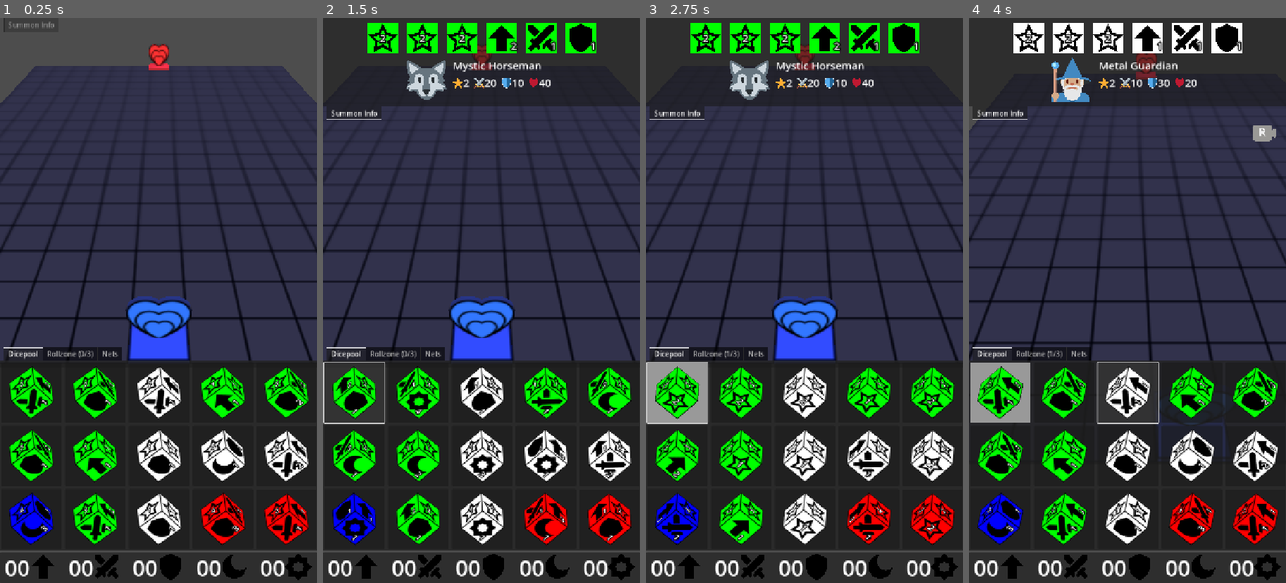
Above: before the commit, frames 1-4 (left to right).
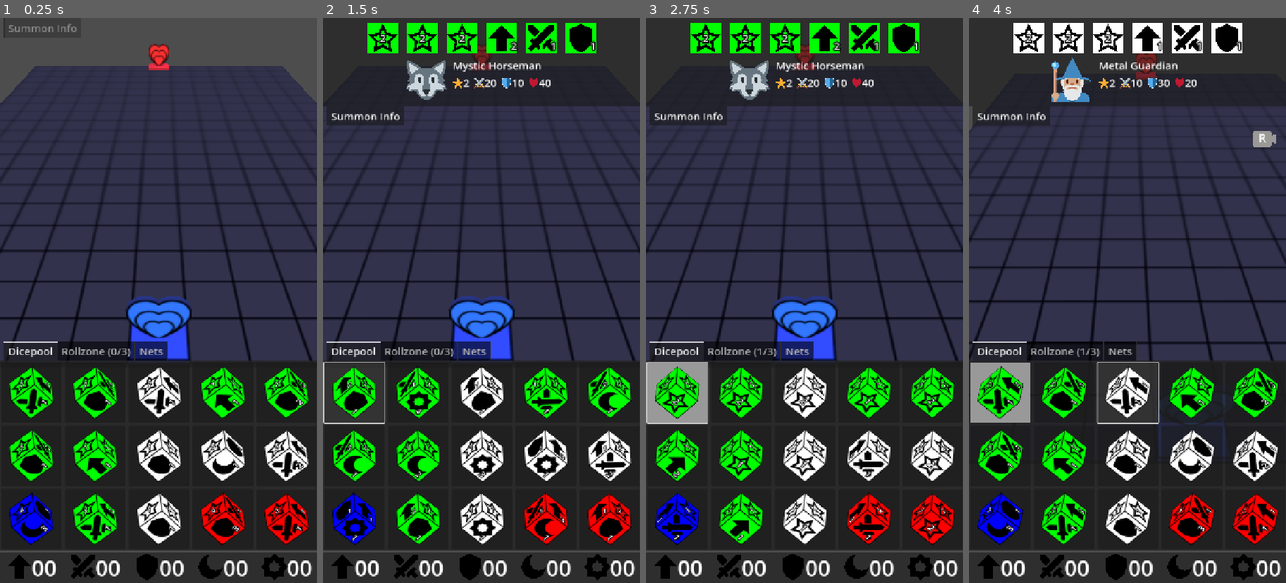
Above: after the commit, the same moments.

Repository: francocurotto/DDMre
Game: Godot game, scene res://scenes/duel.tscn
Same seed, same stepped clock (60 frames per second), same inputs: the game is played once before the commit and once after it.
Inputs (mouse positions are in pixels of both pictures, inside the frame that each line leads up to):
- Up to frame 1 (0.25 s): no input
- Up to frame 2 (1.5 s): click (354, 390) at 0.52 s; click (354, 390) at 1.27 s
- Up to frame 3 (2.75 s): click (677, 390) at 2.02 s
- Up to frame 4 (4 s): move the mouse to (1197, 272) at 2.77 s; click (1197, 272) at 2.92 s; drag from (1064, 328) to (1111, 413) at 3.52 s

The runs differ from the first frame. In frame 1, 3.7% of the frame differs, in the area x 1-99%, y 0-100%; in frame 2, 4.0%, in the area x 1-99%, y 15-100%; in frame 3, 4.0%; in frame 4, 4.0%.

Commit message:
progress in endturn

Diff:
--- /dev/null
+++ b/source/scenes/duel.gd
@@ -0,0 +1,17 @@
+extends Node3D
+
+#region builtin functions
+func _ready() -> void:
+	$PlayerGUI.endturn_pressed.connect(on_endturn_pressed)
+	#$PlayerGUI1.endturn_pressed.connect(on_endturn_pressed)
+	#$PlayerGUI2.endturn_pressed.connect(on_endturn_pressed)
+#endregion
+
+#region signals callbacks
+func on_endturn_pressed(player):
+	var new_player = player%2 + 1
+	print("player: " + str(player))
+	print("new player: " + str(new_player))
+	#PLAYER_GUIS[player].disable()
+	#PLAYER_GUIS[player].enable()
+#endregion
--- a/source/scenes/duel.tscn
+++ b/source/scenes/duel.tscn
@@ -1,9 +1,11 @@
-[gd_scene load_steps=3 format=3 uid="uid://cxmgqmkxvls2s"]
+[gd_scene load_steps=4 format=3 uid="uid://cxmgqmkxvls2s"]
 
+[ext_resource type="Script" uid="uid://vu5vhcvas2sw" path="res://scenes/duel.gd" id="1_b72to"]
 [ext_resource type="PackedScene" uid="uid://cqc1roopbg664" path="res://scenes/dungeon/dungeon.tscn" id="2_j5jx5"]
 [ext_resource type="PackedScene" uid="uid://f20alyog44y4" path="res://scenes/player_gui/player_gui.tscn" id="3_iyx0m"]
 
 [node name="Duel" type="Node3D"]
+script = ExtResource("1_b72to")
 
 [node name="Dungeon" parent="." instance=ExtResource("2_j5jx5")]
 
--- a/source/scenes/player_gui/dice_gui/crestpool/crest_counter/crest_counter.tscn
+++ b/source/scenes/player_gui/dice_gui/crestpool/crest_counter/crest_counter.tscn
@@ -15,12 +15,6 @@
 theme_override_constants/separation = -4
 alignment = 1
 
-[node name="Label" type="Label" parent="HBoxContainer"]
-unique_name_in_owner = true
-layout_mode = 2
-theme_override_font_sizes/font_size = 50
-text = "00"
-
 [node name="TextureRect" type="TextureRect" parent="HBoxContainer"]
 unique_name_in_owner = true
 custom_minimum_size = Vector2(65, 65)
@@ -29,6 +23,12 @@
 expand_mode = 1
 stretch_mode = 4
 
+[node name="Label" type="Label" parent="HBoxContainer"]
+unique_name_in_owner = true
+layout_mode = 2
+theme_override_font_sizes/font_size = 50
+text = "00"
+
 [node name="ColorRect" type="ColorRect" parent="."]
 modulate = Color(1, 1, 1, 0)
 layout_mode = 2
--- a/source/scenes/player_gui/dice_gui/dice_gui.gd
+++ b/source/scenes/player_gui/dice_gui/dice_gui.gd
@@ -20,6 +20,8 @@
 	tab_bar.set_tab_title(1, "Rollzone (0/3)")
 	%Dicepool.roll_dice_added.connect(on_roll_dice_added)
 	%Dicepool.roll_dice_removed.connect(on_roll_dice_removed)
+	#%Rollzone.roll_started.connect(%Dicepool.on_roll_started)
+	%Rollzone.roll_started.connect(on_roll_started)
 	%Rollzone.crest_side_rolled.connect($Crestpool.on_crest_side_rolled)
 #endregion
 
@@ -37,6 +39,10 @@
 	tab_bar.set_tab_title(1, "Rollzone (%d/3)" % len(selected_dice_list))
 	%Rollzone.remove_dice(selected_dice_list)
 
+func on_roll_started():
+	tab_bar.set_tab_title(1, "Rollzone (0/3)")
+	%Dicepool.on_roll_started()
+
 func _on_tab_container_tab_changed(_tab: int) -> void:
 	dicegui_tab_changed.emit()
 	var current_control_tab = $TabContainer.get_current_tab_control()
--- a/source/scenes/player_gui/dice_gui/dice_gui.tscn
+++ b/source/scenes/player_gui/dice_gui/dice_gui.tscn
@@ -23,6 +23,7 @@
 
 [node name="TabContainer" type="TabContainer" parent="."]
 layout_mode = 2
+theme_override_font_sizes/font_size = 24
 current_tab = 0
 deselect_enabled = true
 
--- a/source/scenes/player_gui/dice_gui/dicepool/dicepool.gd
+++ b/source/scenes/player_gui/dice_gui/dicepool/dicepool.gd
@@ -20,7 +20,6 @@
 
 #region builtin functions
 func _ready() -> void:
-	%Rollzone.roll_started.connect(%Dicepool.on_roll_started)
 	for button in $Grid.get_children():
 		buttons.append(button)
 		button.button_focused.connect(on_dice_button_focused)
--- a/source/scenes/player_gui/dice_gui/rollzone/rollzone.gd
+++ b/source/scenes/player_gui/dice_gui/rollzone/rollzone.gd
@@ -43,7 +43,11 @@
 	if debug_roll:
 		var text = "rollable: " + str(rollable) +"\n"
 		text += "moving: " + ", ".join(get_triplet().map(func(d):return d.moving)) + "\n"
-		text += "roll_flag: "+ ", ".join(get_triplet().map(func(d):return d.roll_flag))
+		text += "roll_flag: "+ ", ".join(get_triplet().map(func(d):return d.roll_flag)) + "\n"
+		text += "translating: "+ ", ".join(get_triplet().map(func(d):return d.translating)) + "\n"
+		text += "rotating: "+ ", ".join(get_triplet().map(func(d):return d.rotating)) + "\n"
+		text += "lvelocity: " + ", ".join(get_triplet().map(func(d):return "%.2f" % d.linear_velocity.length())) + "\n"
+		text += "avelocity: " + ", ".join(get_triplet().map(func(d):return "%.2f" % d.angular_velocity.length()))
 		$DebugLabel.text = text
 #endregion
 
--- a/source/scenes/player_gui/duel_camera/duel_camera.gd
+++ b/source/scenes/player_gui/duel_camera/duel_camera.gd
@@ -7,6 +7,16 @@
 #region constants
 const PAN_SPEED = 0.05
 const ZOOM_SPEED = 400
+const CAMERA_POSITION = {1: Vector3(0, 5, 4), 2: Vector3(0, 5, -22)}
+const CAMERA_ROTATION = {1: Vector3(-PI/4, 0, 0), 2: Vector3(-3*PI/4, 0, PI)}
+#endregion
+
+#region public variables
+var player : int = 1 :
+	set(_player):
+		player = _player
+		position = CAMERA_POSITION[player]
+		rotation = CAMERA_ROTATION[player]
 #endregion
 
 #region private variables
@@ -22,8 +32,9 @@
 #region public functions
 func pan(velocity):
 	var delta = get_process_delta_time()
+	var multiplier = 2*player - 3
 	var movement = Vector3(velocity.x, 0, velocity.y)
-	var delta_position = -1 * PAN_SPEED * movement * delta
+	var delta_position = multiplier * PAN_SPEED * movement * delta
 	var tween = create_tween()
 	tween.tween_property(self, "position", position + delta_position, 0.1)
 	camera_moved.emit()
--- a/source/scenes/player_gui/dungeon_gui/dungeon_gui.gd
+++ b/source/scenes/player_gui/dungeon_gui/dungeon_gui.gd
@@ -86,6 +86,9 @@
 	%CameraReset.visible = false
 	Globals.duel_camera.on_camera_reset_pressed()
 	controls.disabled = false
+
+func _on_end_turn_pressed() -> void:
+	player_gui.endturn_pressed.emit(player_gui.player)
 #endregion
 
 #region private functions
--- a/source/scenes/player_gui/dungeon_gui/dungeon_gui.tscn
+++ b/source/scenes/player_gui/dungeon_gui/dungeon_gui.tscn
@@ -46,3 +46,4 @@
 size_flags_vertical = 8
 
 [connection signal="pressed" from="MarginContainer/CameraReset" to="." method="_on_camera_reset_pressed"]
+[connection signal="pressed" from="MarginContainer/EndTurn" to="." method="_on_end_turn_pressed"]
--- a/source/scenes/player_gui/info_gui/info_gui.tscn
+++ b/source/scenes/player_gui/info_gui/info_gui.tscn
@@ -10,6 +10,7 @@
 
 [node name="TabContainer" type="TabContainer" parent="."]
 layout_mode = 2
+theme_override_font_sizes/font_size = 24
 current_tab = 0
 tabs_position = 1
 deselect_enabled = true
--- a/source/scenes/player_gui/player_gui.gd
+++ b/source/scenes/player_gui/player_gui.gd
@@ -1,8 +1,10 @@
 extends VBoxContainer
 
+#region signals
+signal endturn_pressed
+#endregion
+
 #region constants
-const CAMERA_POSITION = {1: Vector3(0, 5, 4), 2: Vector3(0, 5, -22)}
-const CAMERA_ROTATION = {1: Vector3(-PI/4, 0, 0), 2: Vector3(-3*PI/4, 0, PI)}
 const LIGHT_POSITION = {1: Vector3(0, 8, 7), 2: Vector3(0, 8, -25)}
 const LIGHT_ROTATION = {1: Vector3(-PI/4, 0, 0), 2: Vector3(-3*PI/4, 0, PI)}
 const Net = preload("res://scenes/player_gui/net/net.gd")
@@ -12,9 +14,7 @@
 @export_range(1,2,1) var player : int = 1 :
 	set(_player):
 		player = _player
-		pass
-		$DuelCamera.position = CAMERA_POSITION[player]
-		$DuelCamera.rotation = CAMERA_ROTATION[player]
+		$DuelCamera.player = player
 		$DirectionalLight3D.position = LIGHT_POSITION[player]
 		$DirectionalLight3D.rotation = LIGHT_ROTATION[player]
 #endregion
Not shown, added: source/scenes/duel.gd.uid
Not shown, changed: TODO.md
